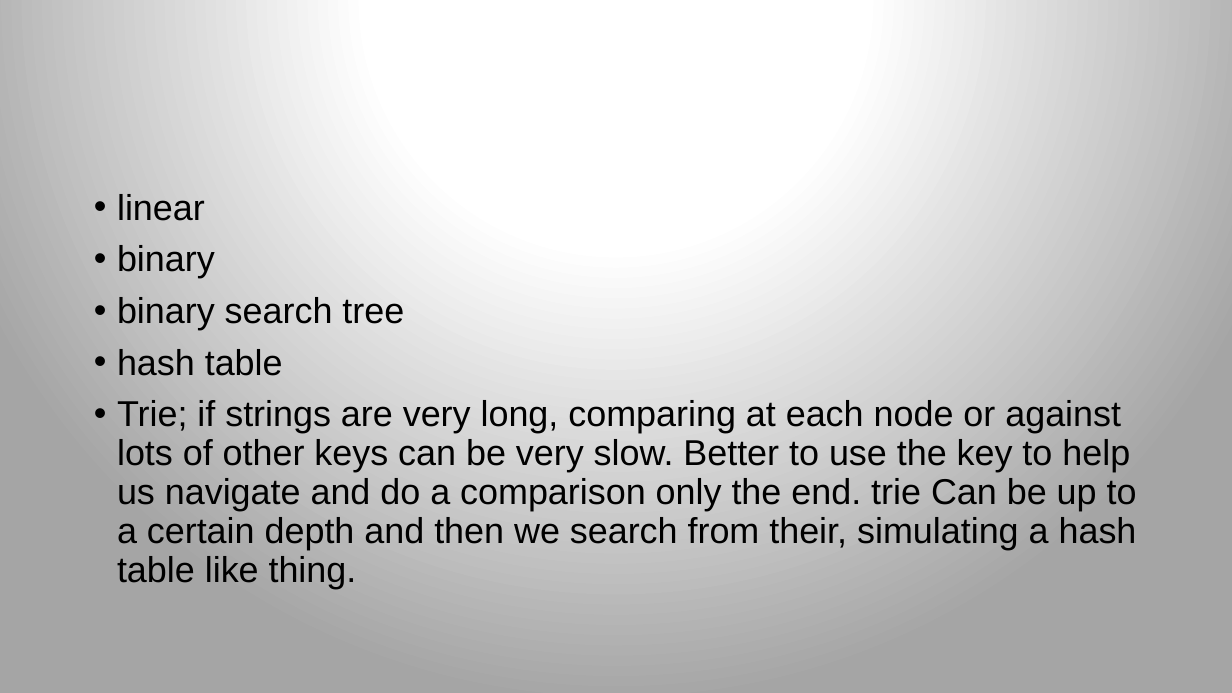
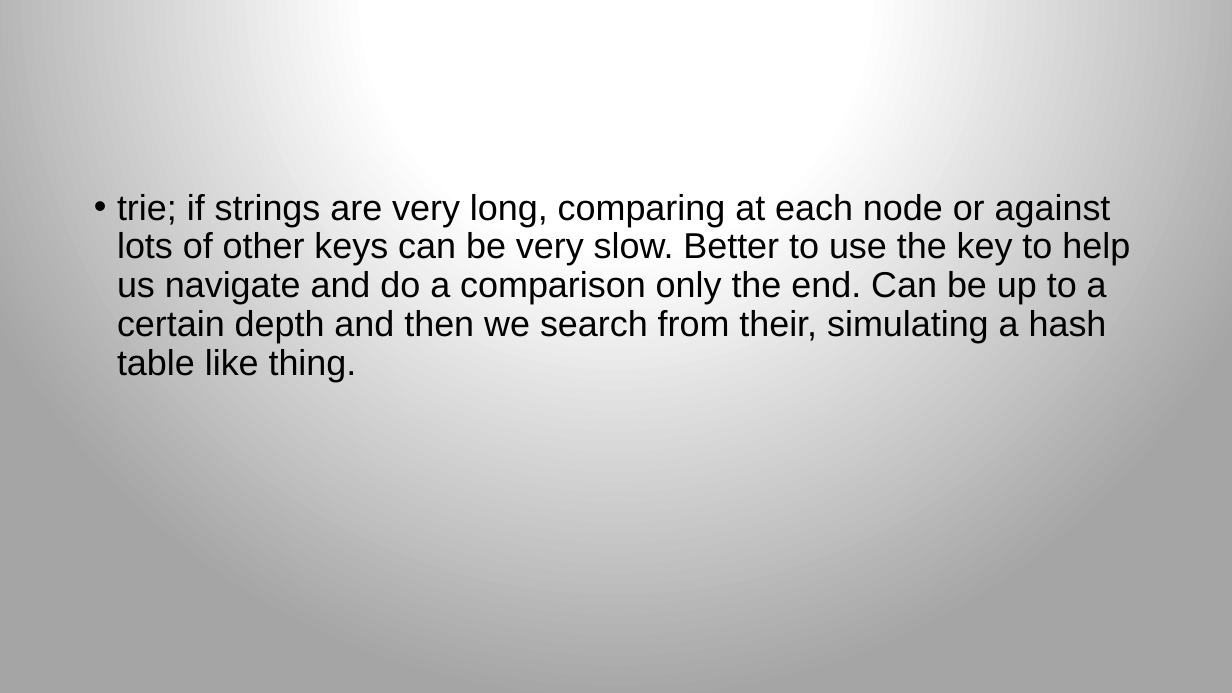
Before and after one commit to parrt/msds689, a slide deck: slide 3 of notes/searching.pptx (slide 2 before the commit). Drawn at 1232x693 pixels with LibreOffice and Linux fonts; fonts in the diff are those of the drawing; background and template pictures are left out. Boxes give left, top, right and bottom in pixels: in the first picture for what was removed or moved away, otherwise in the second. Text is boxed around its words. In the diff, an @@ line names an element or a change of style, - is before the commit and + after.

```diff
--- a/notes/searching.pptx
+++ b/notes/searching.pptx
@@ text at (117,194,1130,382): text changed @@
-• linear
-• binary
-• binary search tree
-• hash table
-• Trie; if strings are very long, comparing at each node or against lots of other keys can be very slow. Better to use the key to help us navigate and do a comparison only the end. trie Can be up to a certain depth and then we search from their, simulating a hash table like thing.
+• trie; if strings are very long, comparing at each node or against lots of other keys can be very slow. Better to use the key to help us navigate and do a comparison only the end. Can be up to a certain depth and then we search from their, simulating a hash table like thing.
```
Also in this commit, not shown: 1 slide added, 2 other files.
